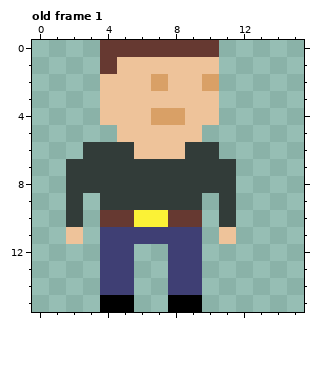
A pixel-art file gets an edit: main/images/player.aseprite. This is how it looked before the edit.
16x16 pixels, 1 frame. Shown: old frame 1. The commit also changed other frames, which this record leaves out.
After:
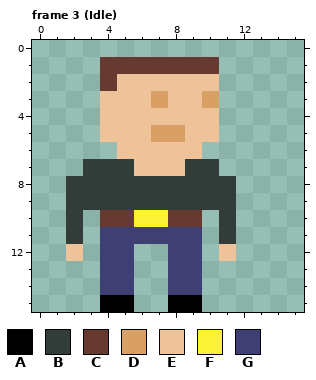
Palette (. is transparent): A #000000  B #323c39  C #663931  D #d9a066  E #eec39a  F #fbf236  G #3f3f74
A new or re-ordered frame is compared with the old frame closest to it.
Changes in this commit:
frames 1 -> 12
--- frame 3 (Idle) is new; against old frame 1
@@ x 0..15 @@
- 0 ....CCCCCCC.....
- 1 ....CEEEEEE.....
- 2 ....EEEDEED.....
- 3 ....EEEEEEE.....
- 4 ....EEEDDEE.....
- 5 .....EEEEE......
- 6 ...BBBEEEBB.....
- 7 ..BBBBBBBBBB....
+ 0 ................
+ 1 ....CCCCCCC.....
+ 2 ....CEEEEEE.....
+ 3 ....EEEDEED.....
+ 4 ....EEEEEEE.....
+ 5 ....EEEDDEE.....
+ 6 .....EEEEE......
+ 7 ...BBBEEEBB.....
  8 ..BBBBBBBBBB....
- 9 ..B.BBBBBB.B....
+ 9 ..BBBBBBBBBB....
 10 ..B.CCFFCC.B....
-11 ..E.GGGGGG.E....
-12 ....GG..GG......
+11 ..B.GGGGGG.B....
+12 ..E.GG..GG.E....
 13 ....GG..GG......
Where, in picture pixels (left, top, right, bottom), the same in both pictures:
changed: (66, 40, 236, 261)
